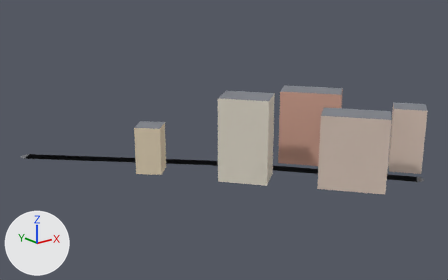
Before and after pictures for a commit that changed the glTF model apps/client/public/cities/moscow_synth/tiles/-3_3.glb.
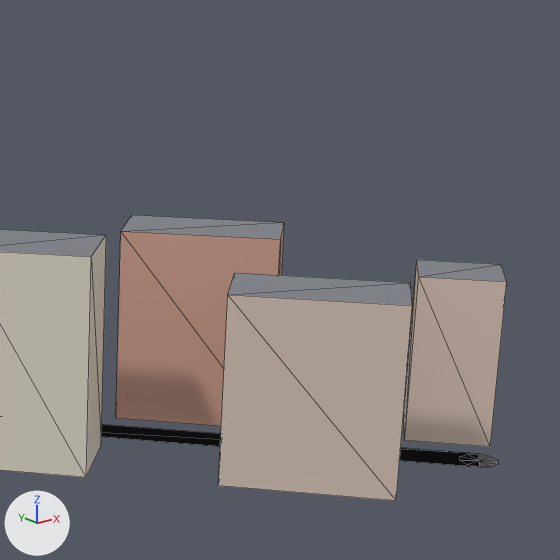
Each version is shown whole from a 50 mm camera at (-803.9, -1052.4, 121.0) aimed at (-592.8, -788.6, 15.4), then close up on the part from 52% to 100% of the width and 1% to 78% of the height. The axes (+X, +Y, +Z) are drawn at lower left. The lights are the same throughout. The first two pictures are the older version. The close-ups show mesh edges as thin lines. Vertices at exactly the same position are counted once.

The older version as bpy lines, for what is in view:
```python
me_mesh_0 = bpy.data.meshes.new('Mesh_0')
me_mesh_0.from_pydata(...)  # 68 vertices, 74 faces; spans x -679.0..-504.0, y -875.0..-698.0, z 0.0..46.0
# faces by material slot: [24, 40, 10]
me_mesh_0.materials.append(mat_road)
me_mesh_0.materials.append(mat_facade)
me_mesh_0.materials.append(mat_roof)
ob_mesh_0 = bpy.data.objects.new('Mesh_0', me_mesh_0)
ob_mesh_0.location = (0.0, 0.0, 0.0)
```
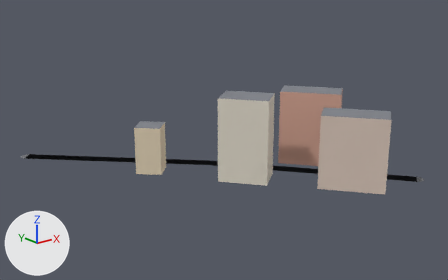
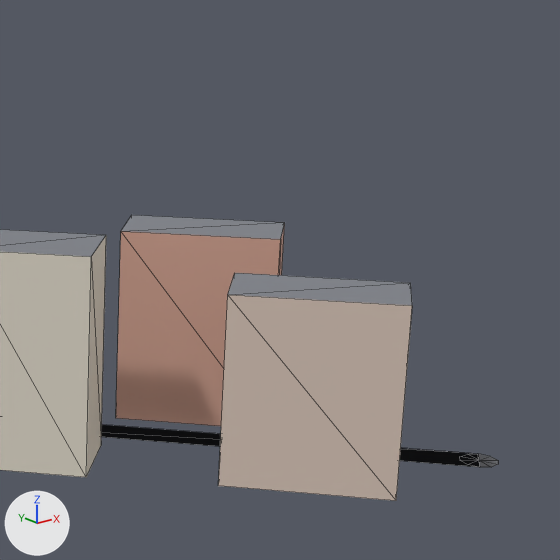
The newer file is also turned or shifted as a whole; pictures and numbers use the older file's frame.

Changed parts and their boxes (x1, y1, x2, y2) in the close-ups (560 x 560 px):
'Mesh_0', reshaped: before (0, 215, 507, 501); after (0, 215, 498, 501)
part 1 of me_mesh_0, deleted: before (404, 260, 507, 447)

The change in detail:
me_mesh_0 is used by ob_mesh_0; location (0.0, 0.0, 0.0).
me_mesh_0 had 68 vertices, 74 faces and spanned x -679.0..-504.0, y -875.0..-698.0, z 0.0..46.0.
me_mesh_0 now has 60 vertices, 64 faces and spans x -679.0..-521.0, y -875.0..-698.0, z 0.0..46.0.
me_mesh_0 part 1: the loose piece of 8 vertices spanning x -527.0..-504.0, y -868.0..-845.0, z 0.0..36.0 is deleted.
